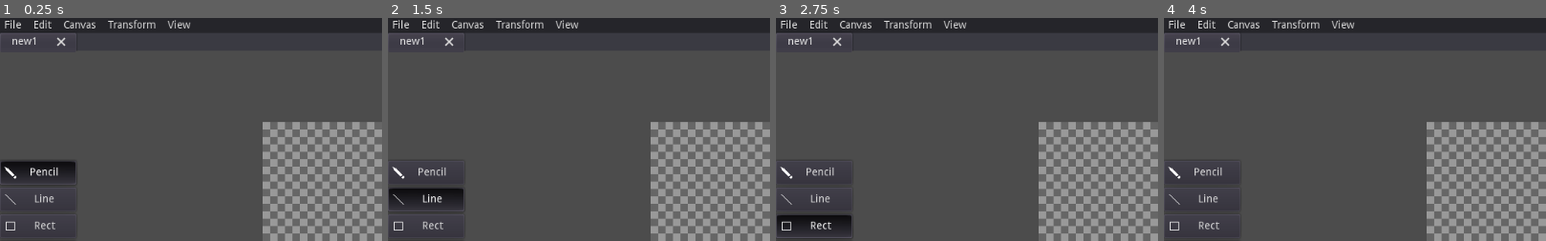
Above: before the commit, frames 1-4 (left to right).
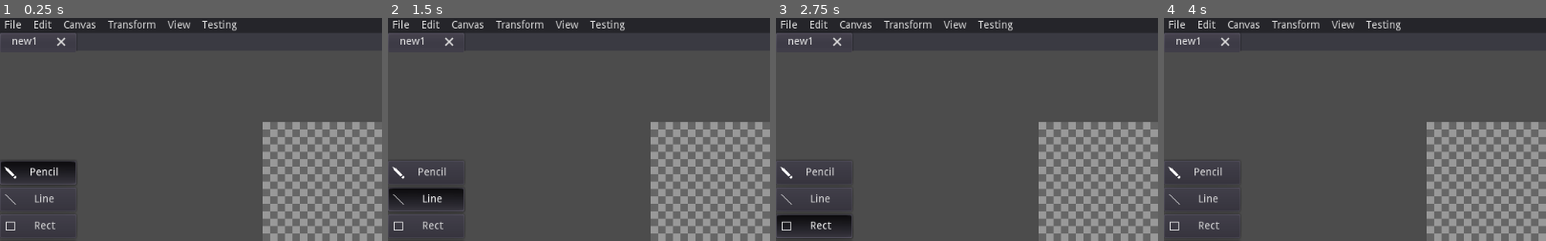
Above: after the commit, the same moments.

Repository: LukeSSJ/yokai
Game: Godot game, scene res://Main.tscn
The game is run twice, just before and just after one commit, with the same random seed, the same clock (stepped at 60 frames per second) and the same inputs.
Inputs:
- Up to frame 1 (0.25 s): no input
- Up to frame 2 (1.5 s): click "Pencil" at 0.5 s; click "Line" at 1.25 s
- Up to frame 3 (2.75 s): click "Rect" at 2 s
- Up to frame 4 (4 s): click "Circle" at 2.75 s; click "Fill" at 3.5 s
The pictures show only the part of the screen within x 0-50%, y 0-50%; the shares and areas given below are measured in that part.

The runs differ from the first frame. In frame 1, 0.2% of the frame differs, in the area x 52-62%, y 0-6%; in frame 2, 0.2%; in frame 3, 0.2%; in frame 4, 0.2%.

Commit message:
Added testing framework

Diff:
--- a/Main.gd
+++ b/Main.gd
@@ -27,10 +27,12 @@
 	ImageTabs.connect("tab_changed", self, "tab_changed")
 	ImageTabs.connect("tab_close", self, "tab_close")
 	ImageTabs.connect("reposition_active_tab_request", self, "tab_move")
+
 	for popup in Dialog.get_children():
 		if popup is Popup:
 			popup.connect("about_to_show", Backdrop, "show")
 			popup.connect("popup_hide", Backdrop, "hide")
+
 	UnsavedChanges.connect("confirmed", self, "quit")
 	UnsavedTab.connect("confirmed", self, "tab_close_confirmed")
 	NewImage.connect("new_image", self, "image_new_confirmed")
@@ -106,7 +108,7 @@
 		Global.Tool = new_tool
 		UI.update_tool(tool_name)
 	else:
-		print("Error unknown tool: " + str(tool_name))
+		printerr("Error unknown tool: " + str(tool_name))
 
 
 func tab_changed(tab : int) -> void:
--- a/autoload/Command.gd
+++ b/autoload/Command.gd
@@ -138,3 +138,6 @@
 
 func shift_down() -> void:
 	Global.Canvas.shift_selection(Vector2(0, 1))
+
+func run_tests() -> void:
+	Testing.run_tests()
--- a/autoload/Global.gd
+++ b/autoload/Global.gd
@@ -20,7 +20,7 @@
 
 func session_load() -> void:
 	var file := File.new()
-	if file.open(SESSION_FILE, File.READ) == 0:
+	if file.open(SESSION_FILE, File.READ) == OK:
 		var json := file.get_as_text()
 		var error := validate_json(json)
 		if error == "":
@@ -29,6 +29,7 @@
 				OS.window_maximized = true
 		else:
 			print("Failed to parse session JSON: " + error)
+		file.close()
 
 func session_save() -> void:
 	if not session_has_changed:
--- a/autoload/Shortcut.gd
+++ b/autoload/Shortcut.gd
@@ -59,13 +59,13 @@
 		"8": "palette_select:8",
 		"9": "palette_select:9",
 		"0": "palette_select:10",
+
+		"Control+T": "run_tests",
 	}
 
 
 # Load custom shortcuts from config file
 func load_shortcuts():
-	var config = ConfigFile.new()
-	var err = config.load("user://shortcuts.ini")
-	if err != OK:
-		print("No shortcuts.ini")
-		return
+	#var config = ConfigFile.new()
+	#config.load("user://shortcuts.ini")
+	pass
--- /dev/null
+++ b/autoload/Testing.gd
@@ -0,0 +1,70 @@
+extends Node
+
+onready var node := Node.new()
+
+var assertions : int
+var assertions_failed : int
+var tests_run: int
+var tests_failed: int
+
+func run_tests():
+	if not OS.is_debug_build():
+		print("Not running tests in release build")
+		return
+
+	var dir := Directory.new()
+	if dir.open("res://tests") != OK:
+		printerr("Failed to open test directory")
+		return
+
+	tests_run = 0
+	tests_failed = 0
+
+	dir.list_dir_begin()
+	var file := dir.get_next()
+	while file != "":
+		run_test_script(file)
+		file = dir.get_next()
+	dir.list_dir_end()
+
+	print("")
+	if tests_failed > 0:
+		printerr("%d / %d Tests Failed" % [tests_failed, tests_run])
+	else:
+		print("All %d Tests Passed" % tests_run)
+
+
+func run_test_script(file: String):
+	if file == "." or file == ".." or file == "Test.gd":
+		return
+
+	var main := get_tree().current_scene
+
+	node.set_script(load("res://tests/" + file))
+	node.main = main
+
+	for method in node.get_method_list():
+		if method.name.begins_with("test_"):
+			print("Running test: %s -> %s" % [file, method.name])
+			run_test(method.name)
+
+func run_test(method: String):
+	assertions = 0
+	assertions_failed = 0
+
+	node.call(method)
+
+	tests_run += 1
+
+	if assertions == 0:
+		printerr("No assertions made")
+		tests_failed += 1
+	elif assertions_failed > 0:
+		tests_failed += 1
+	else:
+		print("Test passed")
+
+func assertion_made(passed: bool):
+	assertions += 1
+	if not passed:
+		assertions_failed += 1
--- a/project.godot
+++ b/project.godot
@@ -25,6 +25,7 @@
 Shortcut="*res://autoload/Shortcut.gd"
 ImageTools="*res://autoload/ImageTools.gd"
 Util="*res://autoload/Util.gd"
+Testing="*res://autoload/Testing.gd"
 
 [debug]
 
--- /dev/null
+++ b/tests/Test.gd
@@ -0,0 +1,8 @@
+extends Node
+
+var main : Node
+
+func assert_true(condition: bool):
+	Testing.assertion_made(condition)
+	if not condition:
+		printerr("Assertion failed")
--- /dev/null
+++ b/tests/ToolTest.gd
@@ -0,0 +1,15 @@
+extends "res://tests/Test.gd"
+
+func test_tools() -> void:
+	check_tool("Pencil")
+	check_tool("Line")
+	check_tool("Rect")
+	check_tool("Circle")
+	check_tool("Fill")
+	check_tool("Rubber")
+	check_tool("Eyedropper")
+	check_tool("Select")
+
+func check_tool(tool_name: String):
+	Command.tool_set(tool_name)
+	assert_true(Global.Tool.name == tool_name)
--- a/ui/Tools.tscn
+++ b/ui/Tools.tscn
@@ -24,9 +24,6 @@
 margin_top = 192.0
 margin_right = 32.0
 margin_bottom = 476.0
-__meta__ = {
-"_edit_use_anchors_": false
-}
 
 [node name="Pencil" parent="." instance=ExtResource( 17 )]
 group = SubResource( 2 )
--- a/ui/TopMenu.gd
+++ b/ui/TopMenu.gd
@@ -5,6 +5,7 @@
 var menu_canvas : PopupMenu
 var menu_transform : PopupMenu
 var menu_view : PopupMenu
+var menu_testing : PopupMenu
 
 func _ready():
 	menu_file = $Buttons/File.get_popup()
@@ -47,28 +48,39 @@
 	menu_view.connect("id_pressed", self, "view_pressed")
 	menu_view.add_check_item("Toggle Grid")
 
+	if OS.is_debug_build():
+		$Buttons/Testing.show()
+		menu_testing = $Buttons/Testing.get_popup()
+		menu_testing.connect("id_pressed", self, "testing_pressed")
+		menu_testing.add_item("Run Tests")
 
-func file_pressed(id):
+
+func file_pressed(id: int):
 	var cmds := ["new", "", "open", "", "save", "save_as"]
 	Command.call(cmds[id])
 
 
-func edit_pressed(id):
+func edit_pressed(id: int):
 	var cmds := ["undo", "redo", "", "select_all", "deselect", "", "delete", "cut", "copy", "paste", "", "import"]
 	Command.call(cmds[id])
 
 
-func canvas_pressed(id):
+func canvas_pressed(id: int):
 	var cmds := ["resize_canvas"]
 	Command.call(cmds[id])
 
 
-func transform_pressed(id):
+func transform_pressed(id: int):
 	var cmds := ["flip_horizontal", "flip_vertical", "", "rotate_clockwise", "rotate_anticlockwise"]
 	Command.call(cmds[id])
 
 
-func view_pressed(id):
+func view_pressed(id: int):
 	var cmds := ["toggle_grid"]
 	menu_view.toggle_item_checked(id)
 	Command.call(cmds[id])
+
+
+func testing_pressed(id: int):
+	var cmds := ["run_tests"]
+	Command.call(cmds[id])
--- a/ui/TopMenu.tscn
+++ b/ui/TopMenu.tscn
@@ -45,3 +45,11 @@
 margin_right = 261.0
 margin_bottom = 20.0
 text = "View"
+
+[node name="Testing" type="MenuButton" parent="Buttons"]
+visible = false
+margin_left = 265.0
+margin_right = 323.0
+margin_bottom = 20.0
+focus_mode = 2
+text = "Testing"
